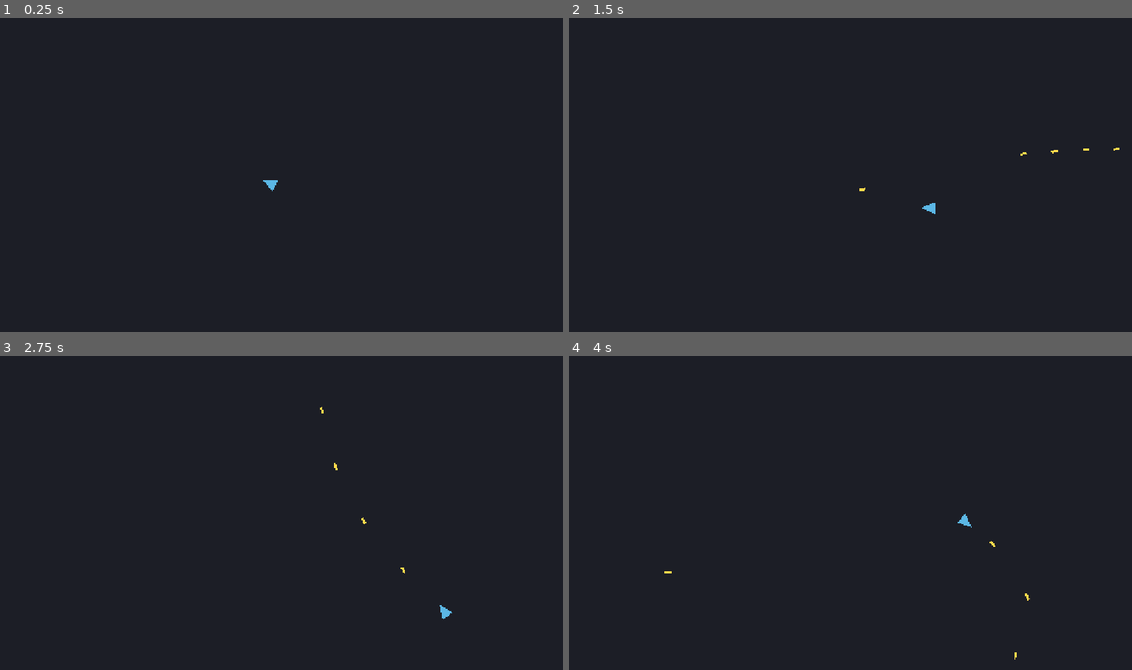
Above: before the commit, frames 1-4 (two rows, left to right).
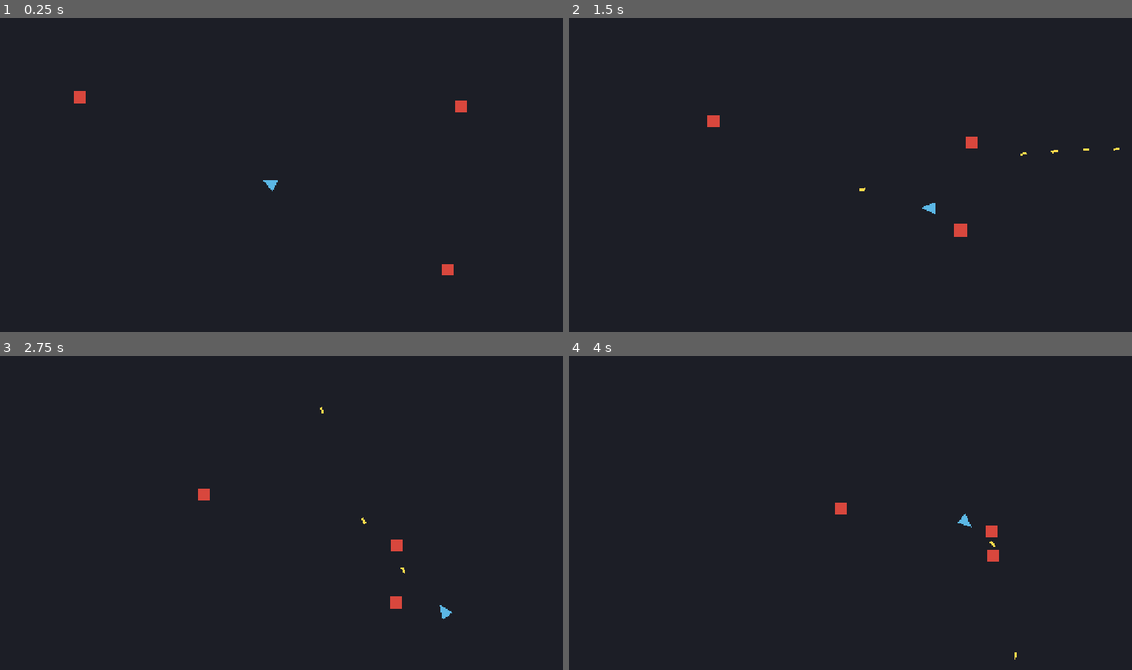
Above: after the commit, the same moments.

Repository: Im-diegollull/Shooter-Roguelike
Game: Godot game, scene res://scenes/world/Main.tscn
Two runs of this game, one before a commit and one after it. Both use one fixed random seed, a clock stepped at 60 frames per second and the inputs below.
Inputs (mouse positions are in pixels of both pictures, inside the frame that each line leads up to):
- Up to frame 1 (0.25 s): no input
- Up to frame 2 (1.5 s): move the mouse to (968, 168) at 0.52 s; press the mouse at (968, 168) at 0.53 s; hold D (move_right) 0.53-1.28 s; move the mouse to (721, 200) at 1.27 s; release the mouse at (721, 200) at 1.28 s; hold S (move_down) from 1.28 s (still down); click (721, 200) at 1.35 s
- Up to frame 3 (2.75 s): move the mouse to (332, 450) at 2.02 s; release S (move_down) at 2.03 s; press the mouse at (332, 450) at 2.03 s; hold D (move_right) from 2.03 s (still down)
- Up to frame 4 (4 s): move the mouse to (811, 588) at 2.77 s; release D (move_right) at 2.78 s; release the mouse at (811, 588) at 2.78 s; hold W (move_up) 2.78-3.53 s; click (811, 588) at 2.85 s; move the mouse to (1019, 572) at 3.52 s; press the mouse at (1019, 572) at 3.53 s; hold A (move_left) from 3.53 s (still down)

The runs differ from the first frame. In frame 1, 0.2% of the frame differs, in the area x 13-83%, y 23-82%; in frame 2, 0.3%, in the area x 24-73%, y 30-70%; in frame 3, 0.3%; in frame 4, 0.3%.

Commit message:
feat: enemigo básico que persigue al jugador y recibe daño

Diff:
--- a/scenes/bullets/Bullet.gd
+++ b/scenes/bullets/Bullet.gd
@@ -11,6 +11,12 @@
 func _ready() -> void:
 	# Se autodestruye tras un tiempo para no acumular balas fuera de pantalla.
 	get_tree().create_timer(lifetime).timeout.connect(queue_free)
+	body_entered.connect(_on_body_entered)
 
 func _physics_process(delta: float) -> void:
 	global_position += direction * speed * delta
+
+func _on_body_entered(body: Node) -> void:
+	if body.has_method("take_damage"):
+		body.take_damage(damage)
+	queue_free()
--- /dev/null
+++ b/scenes/enemies/Enemy.gd
@@ -0,0 +1,30 @@
+class_name Enemy
+extends CharacterBody2D
+
+## Velocidad de persecución en píxeles por segundo.
+@export var move_speed: float = 120.0
+## Vida inicial (nº de impactos de bala que aguanta si damage = 1).
+@export var max_health: int = 3
+
+var _health: int
+var _player: Node2D
+
+func _ready() -> void:
+	_health = max_health
+	_player = get_tree().get_first_node_in_group("player")
+
+func _physics_process(_delta: float) -> void:
+	if not is_instance_valid(_player):
+		return
+	var dir: Vector2 = (_player.global_position - global_position).normalized()
+	velocity = dir * move_speed
+	move_and_slide()
+
+## La llaman las balas al impactar.
+func take_damage(amount: int) -> void:
+	_health -= amount
+	if _health <= 0:
+		die()
+
+func die() -> void:
+	queue_free()
--- /dev/null
+++ b/scenes/enemies/Enemy.tscn
@@ -0,0 +1,18 @@
+[gd_scene load_steps=3 format=3 uid="uid://bshenemy0001"]
+
+[ext_resource type="Script" path="res://scenes/enemies/Enemy.gd" id="1_enemy"]
+
+[sub_resource type="CircleShape2D" id="CircleShape2D_enemy"]
+radius = 14.0
+
+[node name="Enemy" type="CharacterBody2D"]
+collision_layer = 2
+collision_mask = 1
+script = ExtResource("1_enemy")
+
+[node name="Body" type="Polygon2D" parent="."]
+color = Color(0.85, 0.28, 0.24, 1)
+polygon = PackedVector2Array(-13, -13, 13, -13, 13, 13, -13, 13)
+
+[node name="CollisionShape2D" type="CollisionShape2D" parent="."]
+shape = SubResource("CircleShape2D_enemy")
--- a/scenes/player/Player.tscn
+++ b/scenes/player/Player.tscn
@@ -5,7 +5,7 @@
 [sub_resource type="CircleShape2D" id="CircleShape2D_body"]
 radius = 14.0
 
-[node name="Player" type="CharacterBody2D"]
+[node name="Player" type="CharacterBody2D" groups=["player"]]
 script = ExtResource("1_player")
 
 [node name="Body" type="Polygon2D" parent="."]
--- a/scenes/world/Main.tscn
+++ b/scenes/world/Main.tscn
@@ -1,6 +1,7 @@
-[gd_scene load_steps=2 format=3 uid="uid://bshooter0main0"]
+[gd_scene load_steps=3 format=3 uid="uid://bshooter0main0"]
 
 [ext_resource type="PackedScene" uid="uid://bshplayer0001" path="res://scenes/player/Player.tscn" id="1_player"]
+[ext_resource type="PackedScene" uid="uid://bshenemy0001" path="res://scenes/enemies/Enemy.tscn" id="2_enemy"]
 
 [node name="Main" type="Node2D"]
 
@@ -11,3 +12,14 @@
 
 [node name="Player" parent="." instance=ExtResource("1_player")]
 position = Vector2(640, 360)
+
+[node name="Enemies" type="Node2D" parent="."]
+
+[node name="Enemy" parent="Enemies" instance=ExtResource("2_enemy")]
+position = Vector2(200, 160)
+
+[node name="Enemy2" parent="Enemies" instance=ExtResource("2_enemy")]
+position = Vector2(1080, 180)
+
+[node name="Enemy3" parent="Enemies" instance=ExtResource("2_enemy")]
+position = Vector2(1050, 560)
Not shown, added: scenes/enemies/Enemy.gd.uid
